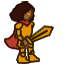
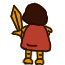
Revision of a layered (65, 65) image; what changed, layer by layer:
added group "Copy of player" with 22 layers above "proofing" over [4,1,54,65]
added group "outlines" (1st of 2, in "Copy of player") with 7 layers in group "Copy of player" over [4,1,54,65]
added layer "Layer 44" (1st of 2, in "Copy of player" › "outlines") in group "outlines" over [4,1,54,64]
added layer "Layer 43" (1st of 2, in "Copy of player" › "outlines") in group "outlines" over [4,1,54,64]
added layer "Layer 42" in group "outlines" over [4,1,54,65]
added layer "Layer 41" in group "outlines" over [4,1,54,64]
added layer "Layer 40" in group "outlines" over [4,1,54,64]
added layer "Layer 39" in group "outlines" over [4,1,54,64]
added layer "shoes" in group "outlines" over [4,1,54,65]
added group "fill" (1st of 2, in "Copy of player") with 6 layers in group "Copy of player" over [4,1,54,65]
added layer "hair" (1st of 4, in "Copy of player" › "fill") in group "fill" over [4,1,54,65]
added layer "cape" (1st of 2, in "Copy of player" › "fill") in group "fill" over [4,1,54,65]
added layer "armor" (1st of 2, in "Copy of player" › "fill") in group "fill" over [4,1,54,65]
hid group "player" (30 layers) over [4,1,54,65]
"armor" (2nd of 2, in "player" › "fill"): opacity 100% → 52% over [4,1,54,65]
